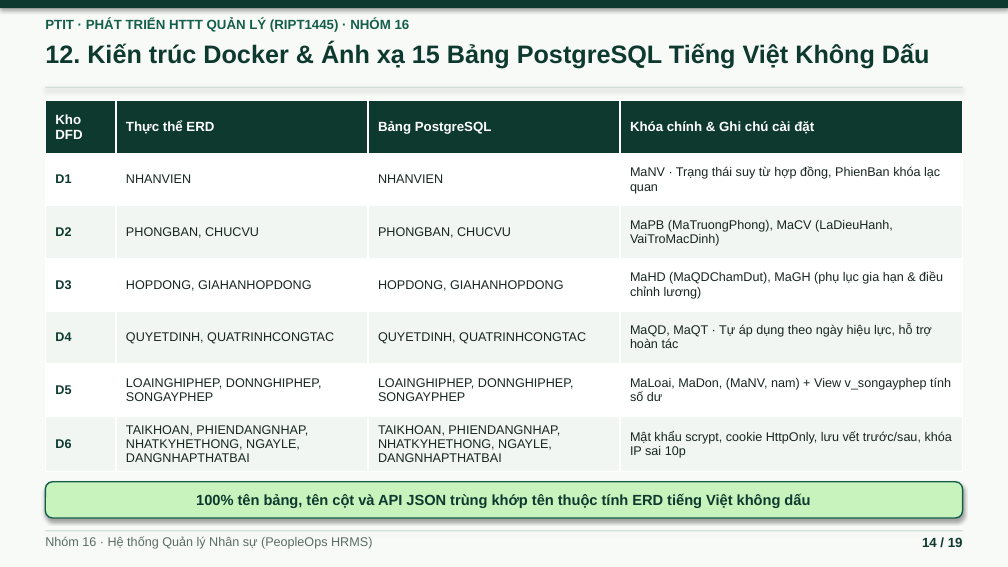
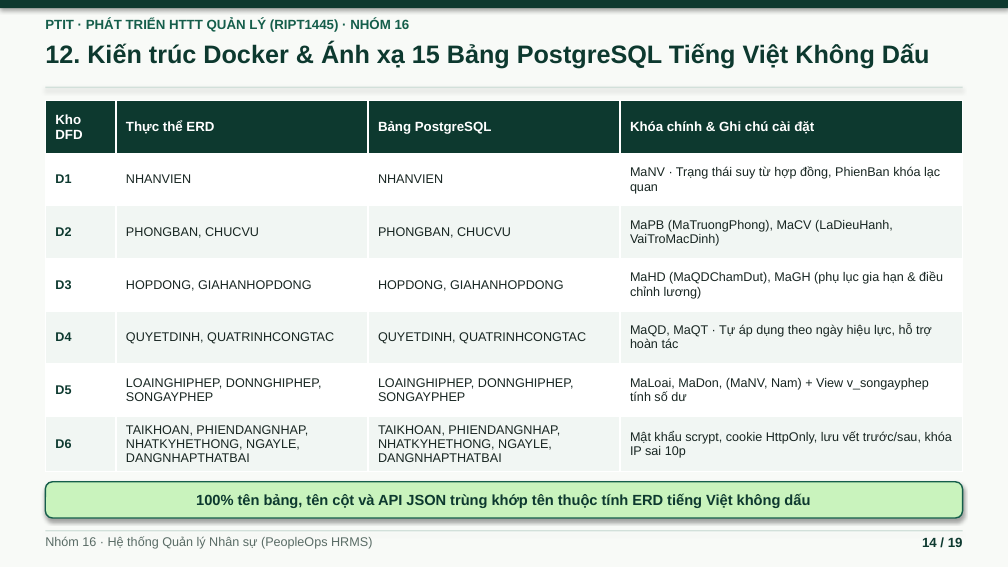
Before and after one commit to ninhduo263/human-resource-management-system, a slide deck: slide 14 of bao-cao/BAO_CAO_HTTTQL_Nhom16.pptx. Drawn at 1008x567 pixels with LibreOffice and Linux fonts; fonts in the diff are those of the drawing. Boxes give left, top, right and bottom in pixels: in the first picture for what was removed or moved away, otherwise in the second. Text is boxed around its words. In the diff, an @@ line names an element or a change of style, - is before the commit and + after.

Commit message:
docs(pptx): unify Slide 3, 14, 15, 17 terminology and casing with report

```diff
--- a/bao-cao/BAO_CAO_HTTTQL_Nhom16.pptx
+++ b/bao-cao/BAO_CAO_HTTTQL_Nhom16.pptx
@@ table at [45, 101, 963, 469] @@
-row 6, column 4: MaLoai, MaDon, (MaNV, nam) + View v_songayphep tính số dư
+row 6, column 4: MaLoai, MaDon, (MaNV, Nam) + View v_songayphep tính số dư
```
Also in this commit, not shown: 3 other slides changed.
